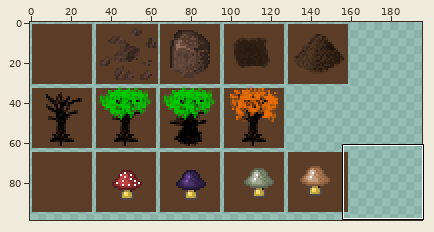
One commit to this sprite sheet: tmwdata/graphics/tiles/set_hlw.png. Above: a wide view before the commit, with the close-up outlined.
Close-up. First the earlier version:
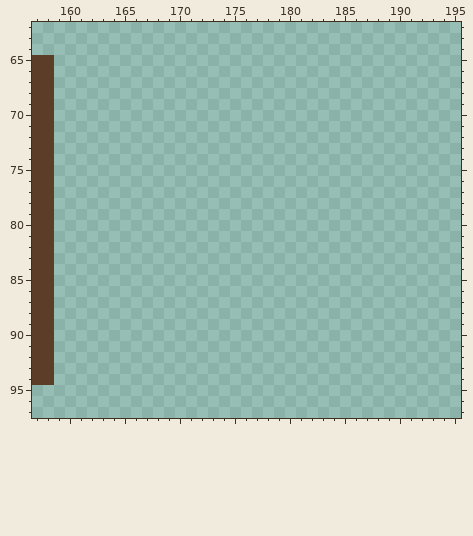
The file is 256x128 pixels. Pixels under 10% opacity are left out. Colours within 5 levels of each other are drawn and written as one. Shown: x 157..195, y 62..97. The wide view leaves out empty margins. The commit also changed other parts of the picture, which this record leaves out.
After:
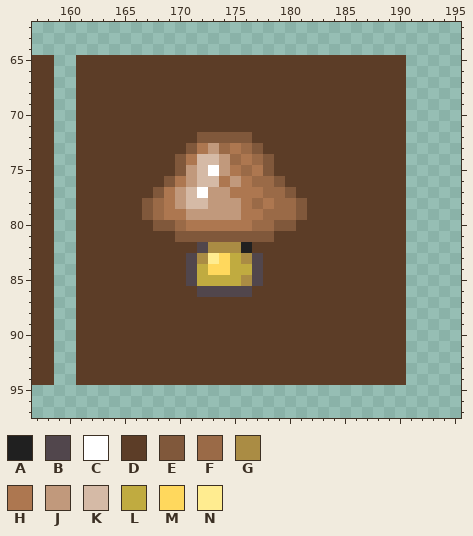
Palette (. is transparent): A #202020  B #51464c  C #ffffff  D #5c3d27  E #80583b  F #9a6a47  G #aa8c44  H #ad7750  J #c1997c  K #d5baa6  L #c0ab40  M #ffd85d  N #ffec90
Difference:
@@ x 157..195 @@
 64 .......................................
-65 DD.....................................
-66 DD.....................................
-67 DD.....................................
-68 DD.....................................
-69 DD.....................................
-70 DD.....................................
-71 DD.....................................
-72 DD.....................................
-73 DD.....................................
-74 DD.....................................
-75 DD.....................................
-76 DD.....................................
-77 DD.....................................
-78 DD.....................................
-79 DD.....................................
-80 DD.....................................
-81 DD.....................................
-82 DD.....................................
-83 DD.....................................
-84 DD.....................................
-85 DD.....................................
-86 DD.....................................
-87 DD.....................................
-88 DD.....................................
-89 DD.....................................
-90 DD.....................................
-91 DD.....................................
-92 DD.....................................
-93 DD.....................................
-94 DD.....................................
+65 DD..DDDDDDDDDDDDDDDDDDDDDDDDDDDDDD.....
+66 DD..DDDDDDDDDDDDDDDDDDDDDDDDDDDDDD.....
+67 DD..DDDDDDDDDDDDDDDDDDDDDDDDDDDDDD.....
+68 DD..DDDDDDDDDDDDDDDDDDDDDDDDDDDDDD.....
+69 DD..DDDDDDDDDDDDDDDDDDDDDDDDDDDDDD.....
+70 DD..DDDDDDDDDDDDDDDDDDDDDDDDDDDDDD.....
+71 DD..DDDDDDDDDDDDDDDDDDDDDDDDDDDDDD.....
+72 DD..DDDDDDDDDDDEEEEEDDDDDDDDDDDDDD.....
+73 DD..DDDDDDDDDDEHJFHFEDDDDDDDDDDDDD.....
+74 DD..DDDDDDDDDEHKKJFHFEDDDDDDDDDDDD.....
+75 DD..DDDDDDDDDEJKCJHFHEDDDDDDDDDDDD.....
+76 DD..DDDDDDDDEHJKKHJHFFEDDDDDDDDDDD.....
+77 DD..DDDDDDDEHJKCJJHHHFFEDDDDDDDDDD.....
+78 DD..DDDDDDEFHJKKJJJHFHFFEDDDDDDDDD.....
+79 DD..DDDDDDEFHHJJJJJHHFFFEDDDDDDDDD.....
+80 DD..DDDDDDDEEFHHHHHHFFEEDDDDDDDDDD.....
+81 DD..DDDDDDDDDEEEEEEEEEDDDDDDDDDDDD.....
+82 DD..DDDDDDDDDDDBGGGADDDDDDDDDDDDDD.....
+83 DD..DDDDDDDDDDBGNMLGBDDDDDDDDDDDDD.....
+84 DD..DDDDDDDDDDBLMMLLBDDDDDDDDDDDDD.....
+85 DD..DDDDDDDDDDBLLLLGBDDDDDDDDDDDDD.....
+86 DD..DDDDDDDDDDDBBBBBDDDDDDDDDDDDDD.....
+87 DD..DDDDDDDDDDDDDDDDDDDDDDDDDDDDDD.....
+88 DD..DDDDDDDDDDDDDDDDDDDDDDDDDDDDDD.....
+89 DD..DDDDDDDDDDDDDDDDDDDDDDDDDDDDDD.....
+90 DD..DDDDDDDDDDDDDDDDDDDDDDDDDDDDDD.....
+91 DD..DDDDDDDDDDDDDDDDDDDDDDDDDDDDDD.....
+92 DD..DDDDDDDDDDDDDDDDDDDDDDDDDDDDDD.....
+93 DD..DDDDDDDDDDDDDDDDDDDDDDDDDDDDDD.....
+94 DD..DDDDDDDDDDDDDDDDDDDDDDDDDDDDDD.....
 95 .......................................
